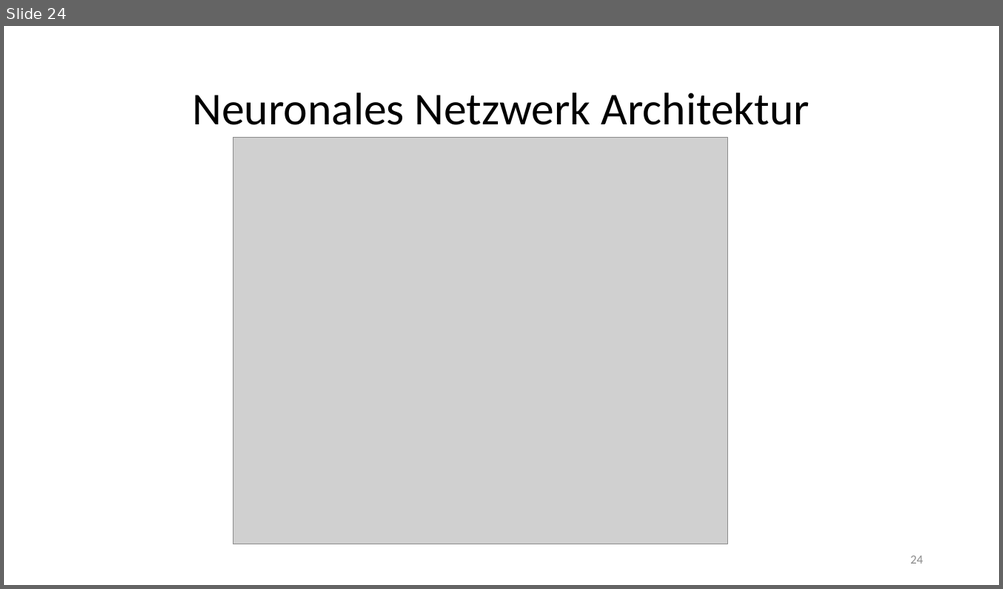
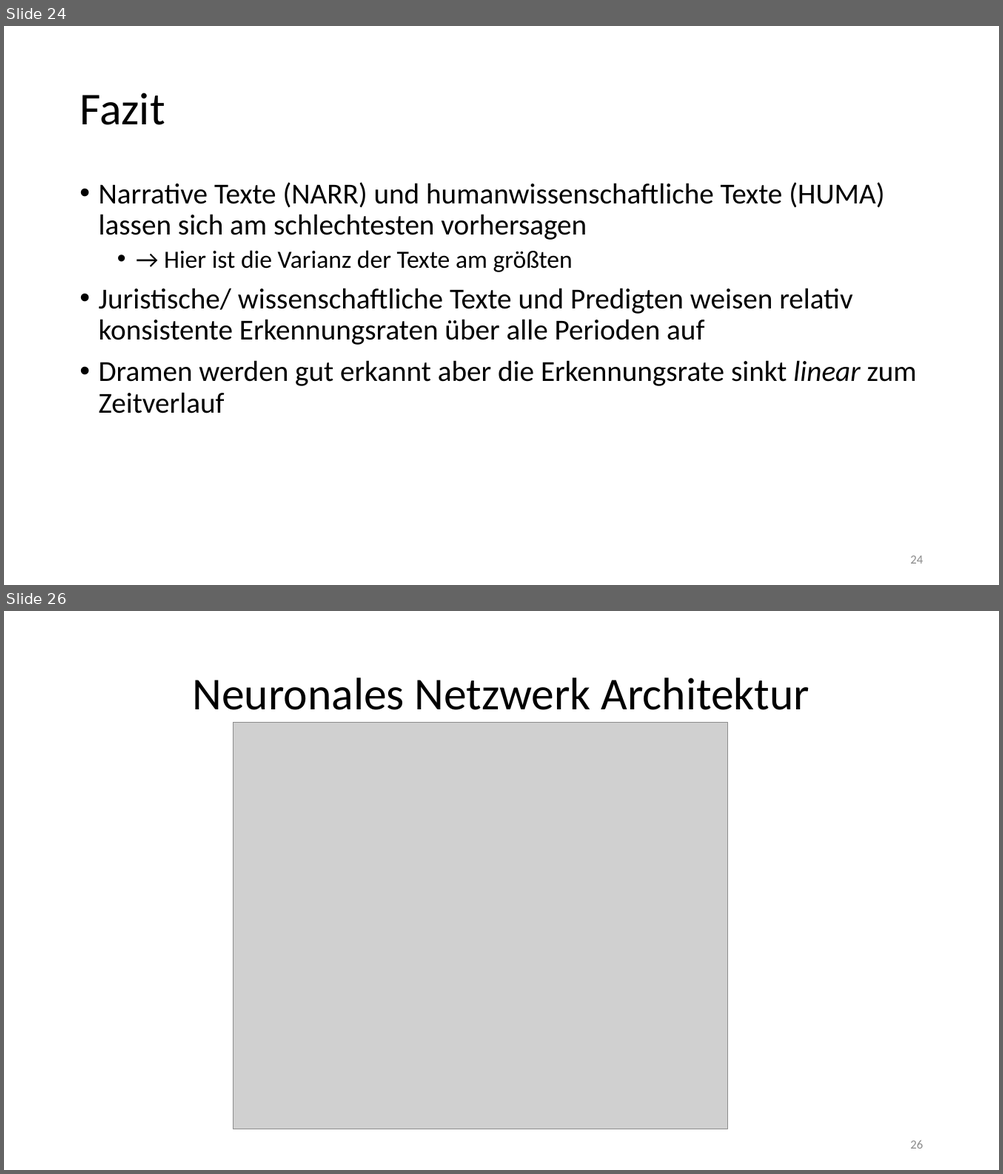
Before and after one commit to LennartKeller/TextklassifikationsProjekt2019, a slide deck: Projektgruppenpräsention.pptx. Shown one above the other, each under a label of ours: slide 24 before the commit, slides 24 and 26 after it; the slides between them are not shown. The pictures are 1003x589 and 1003x1174 pixels, drawn with LibreOffice and Linux fonts; fonts in the diff are those of the drawing; grey boxes stand for pictures. Boxes give left, top, right and bottom in pixels: in the first picture for what was removed or moved away, otherwise in the second. Text is boxed around its words. In the diff, an @@ line names an element or a change of style, - is before the commit and + after.

```diff
--- a/Projektgruppenpräsention.pptx
+++ b/Projektgruppenpräsention.pptx
@@ slide 24 added at <box>4,26,999,585</box>, background #FFFFFF @@
@@ title added at <box>79,93,165,125</box>, 44 pt, text #000000 @@
+Fazit
@@ text added at <box>99,182,916,414</box>, 28 pt, text #000000 @@
+• Narrative Texte (NARR) und humanwissenschaftliche Texte (HUMA) lassen sich am schlechtesten vorhersagen
+  • → Hier ist die Varianz der Texte am größten
+• Juristische/ wissenschaftliche Texte und Predigten weisen relativ konsistente Erkennungsraten über alle Perioden auf
+• Dramen werden gut erkannt aber die Erkennungsrate sinkt linear zum Zeitverlauf
@@ page number added at <box>910,556,922,564</box>, 12 pt, text #8C8C8C @@
+24
@@ what was slide 24 is now slide 26 @@
@@ page number at <box>910,1141,922,1149</box>: text changed @@
-24
+26
```
Also in this commit, not shown: 1 slide changed, 1 other slide added.
